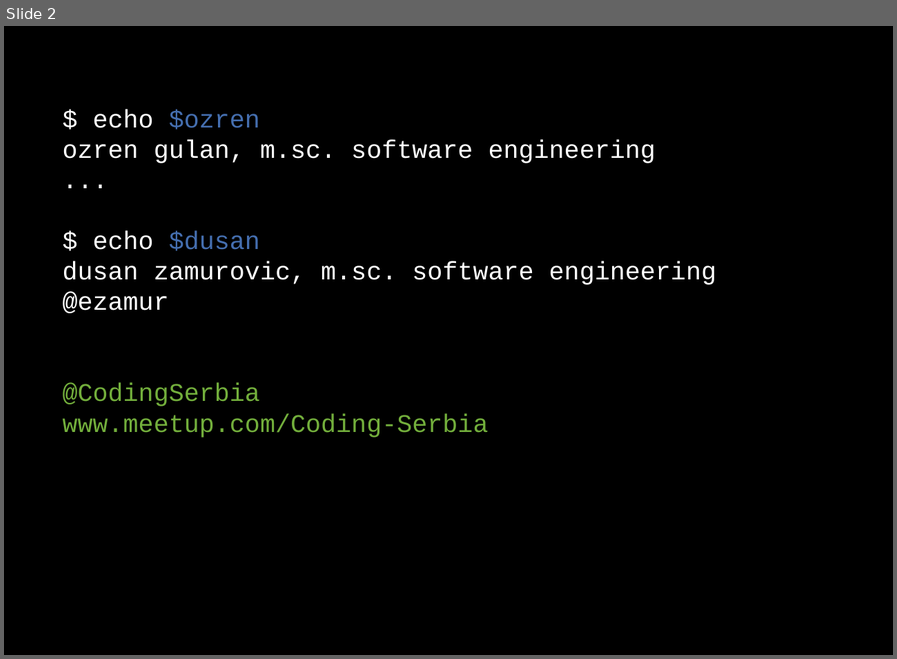
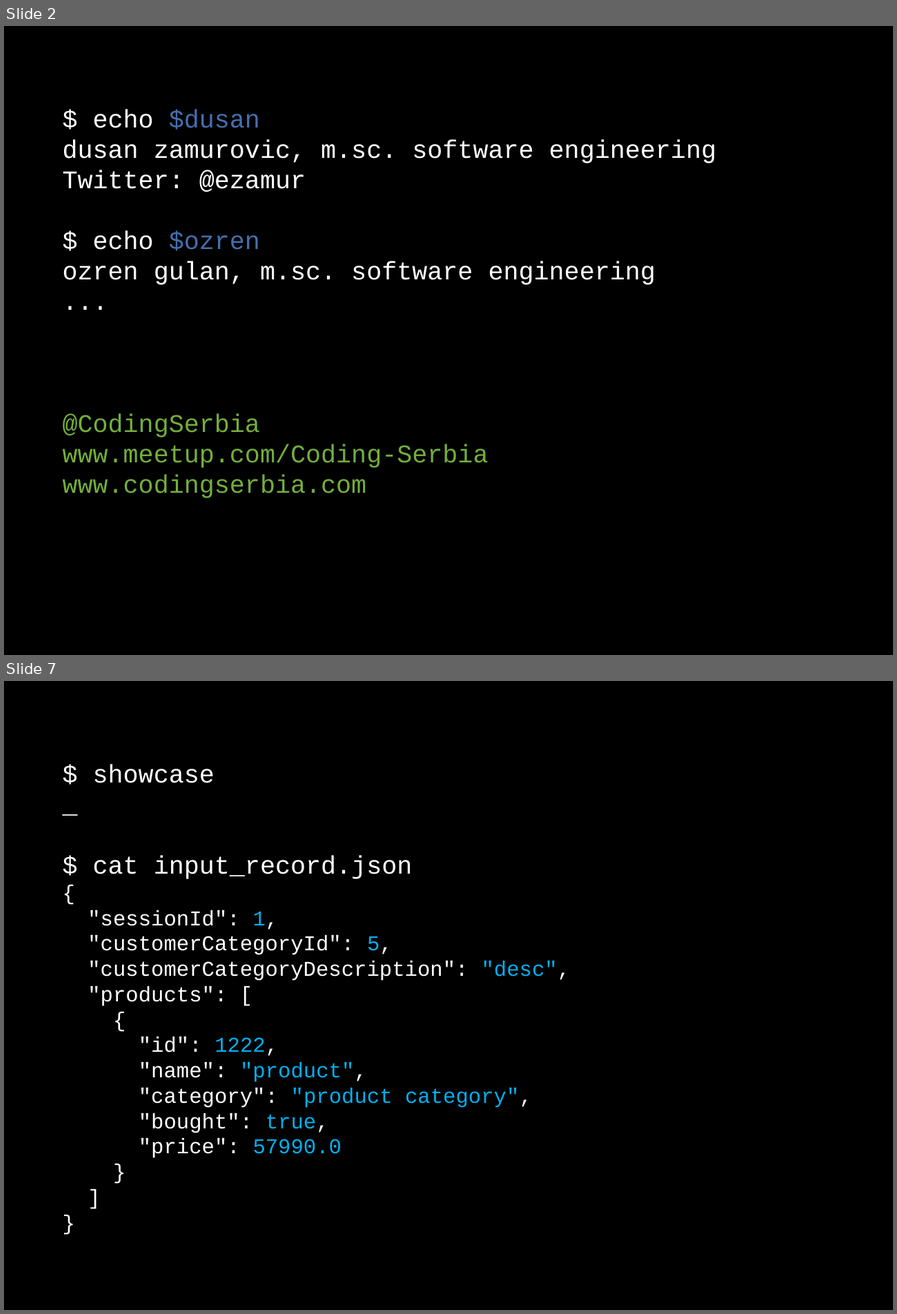
Before and after one commit to dzamurovic/coding-serbia-2014, a slide deck: coding-serbia.pptx. Shown one above the other, each under a label of ours: slide 2 before the commit, slides 2 and 7 after it; the slides between them are not shown. The pictures are 897x659 and 897x1314 pixels, drawn with LibreOffice and Linux fonts; fonts in the diff are those of the drawing. Boxes give left, top, right and bottom in pixels: in the first picture for what was removed or moved away, otherwise in the second. Text is boxed around its words. In the diff, an @@ line names an element or a change of style, - is before the commit and + after.

```diff
--- a/coding-serbia.pptx
+++ b/coding-serbia.pptx
@@ slide 7 added at box(4, 681, 893, 1310), background #000000 @@
@@ rectangle added at box(47, 750, 855, 1247), fill #000000, outline #000000 2 pt, 20 pt, text #FFFFFF @@
+$ showcase
+_
+$ cat input_record.json
+{
+"sessionId": 1,
+"customerCategoryId": 5,
+"customerCategoryDescription": "desc",
+"products": [
+{
+"id": 1222,
+"name": "product",
+"category": "product category",
+"bought": true,
+"price": 57990.0
+}
+]
+}
@@ slide 2 changed as well @@
@@ rectangle "$ echo $dusan": place and size @@
-rectangle "$ echo $dusan" at box(47, 95, 855, 448)
+rectangle "$ echo $dusan" at box(47, 95, 855, 540)
@@ text in rectangle at box(63, 109, 716, 192): paragraphs added @@
+$ echo $dusan
+dusan zamurovic, m.sc. software engineering
+Twitter: @ezamur
@@ text in rectangle at box(63, 231, 716, 313): paragraphs removed @@
-$ echo $dusan
-dusan zamurovic, m.sc. software engineering
-@ezamur
@@ text in rectangle at box(63, 474, 367, 498): paragraph added @@
+www.codingserbia.com
```
Also in this commit, not shown: 2 other slides changed, 10 other slides added, 4 slides removed, 3 other files.
